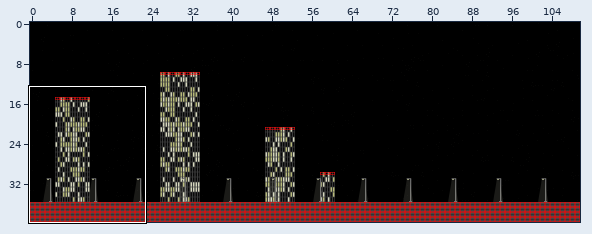
Tiled map: assets/level1.tmx. Above: a wide view before the commit, with the close-up outlined.
Close-up. As it was:
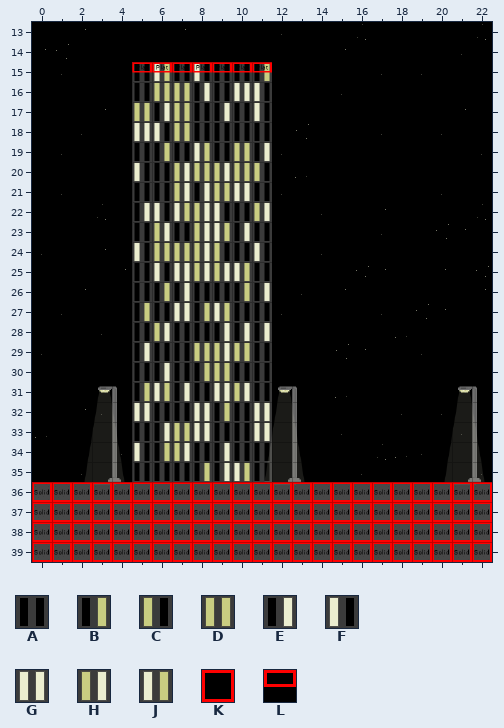
Cells are 32x32 px. Shown: x 0..22, y 13..39.
Key: from "base": A 0, B 1, C 2, D 6, E 7, F 8, G 12, H 13, J 14; from "collision": K 0 "solid", L 1 "platform".
_ is an empty cell.
Layers that did not change in this view are not listed.
Layer "buildings" before, first column x 0:
13 _______________________
14 _______________________
15 _____AJAFAAB___________
16 _____ADDEAGF___________
17 _____DEDAEAF___________
18 _____GFDAAAA___________
19 _____ABAJADE___________
20 _____FAHDHDC___________
21 _____AAHEDGA___________
22 _____EFJHFAH___________
23 _____AHAHJEA___________
24 _____FDDHCAF___________
25 _____AFGHHJA___________
26 _____ABEAABE___________
27 _____BAGBJAA___________
28 _____AHAAEEE___________
29 _____EAADHDA___________
30 _____AEABDAA___________
31 _____BJEAGHA___________
32 _____GAAGBAG___________
33 _____AEDGAAG___________
34 _____FBHAEAA___________
35 _____AAABEJA___________
36 _______________________
37 _______________________
38 _______________________
39 _______________________
Layer "collision" before, first column x 0:
13 _______________________
14 _______________________
15 _____LLLLLLL___________
16 _______________________
17 _______________________
18 _______________________
19 _______________________
20 _______________________
21 _______________________
22 _______________________
23 _______________________
24 _______________________
25 _______________________
26 _______________________
27 _______________________
28 _______________________
29 _______________________
30 _______________________
31 _______________________
32 _______________________
33 _______________________
34 _______________________
35 _______________________
36 KKKKKKKKKKKKKKKKKKKKKKK
37 KKKKKKKKKKKKKKKKKKKKKKK
38 KKKKKKKKKKKKKKKKKKKKKKK
39 KKKKKKKKKKKKKKKKKKKKKKK
New version:
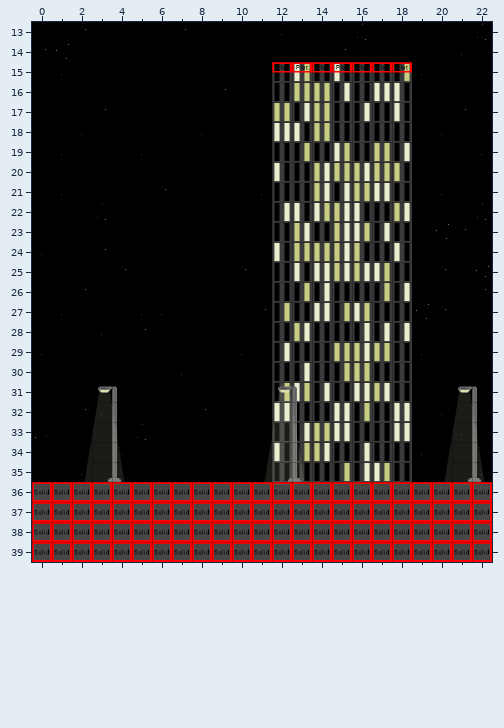
Message: Make player more visible on initial map load.
Diff:
{"where": "layer \"buildings\""}
{"y":15,"x":5,"old":"AJAFAAB_______","new":"_______AJAFAAB"}
{"y":16,"x":5,"old":"ADDEAGF_______","new":"_______ADDEAGF"}
{"y":17,"x":5,"old":"DEDAEAF_______","new":"_______DEDAEAF"}
{"y":18,"x":5,"old":"GFDAAAA_______","new":"_______GFDAAAA"}
{"y":19,"x":5,"old":"ABAJADE_______","new":"_______ABAJADE"}
{"y":20,"x":5,"old":"FAHDHDC_______","new":"_______FAHDHDC"}
{"y":21,"x":5,"old":"AAHEDGA_______","new":"_______AAHEDGA"}
{"y":22,"x":5,"old":"EFJHFAH_______","new":"_______EFJHFAH"}
{"y":23,"x":5,"old":"AHAHJEA_______","new":"_______AHAHJEA"}
{"y":24,"x":5,"old":"FDDHCAF_______","new":"_______FDDHCAF"}
{"y":25,"x":5,"old":"AFGHHJA_______","new":"_______AFGHHJA"}
{"y":26,"x":5,"old":"ABEAABE_______","new":"_______ABEAABE"}
{"y":27,"x":5,"old":"BAGBJAA_______","new":"_______BAGBJAA"}
{"y":28,"x":5,"old":"AHAAEEE_______","new":"_______AHAAEEE"}
{"y":29,"x":5,"old":"EAADHDA_______","new":"_______EAADHDA"}
{"y":30,"x":5,"old":"AEABDAA_______","new":"_______AEABDAA"}
{"y":31,"x":5,"old":"BJEAGHA_______","new":"_______BJEAGHA"}
{"y":32,"x":5,"old":"GAAGBAG_______","new":"_______GAAGBAG"}
{"y":33,"x":5,"old":"AEDGAAG_______","new":"_______AEDGAAG"}
{"y":34,"x":5,"old":"FBHAEAA_______","new":"_______FBHAEAA"}
{"y":35,"x":5,"old":"AAABEJA_______","new":"_______AAABEJA"}
{"where": "layer \"collision\""}
{"y":15,"x":5,"old":"LLLLLLL_______","new":"_______LLLLLLL"}
{"label":"changed","picture_box":[132,62,412,482]}
